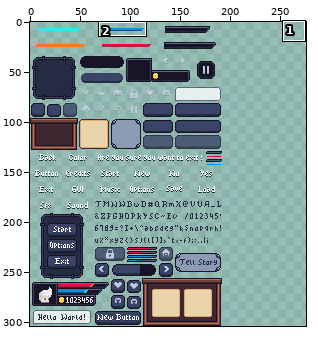
Two versions of one pixel-art file, assets/GUI.ase. Above, an overview of the earlier version with the close-up marked.
Close-up. As it was:
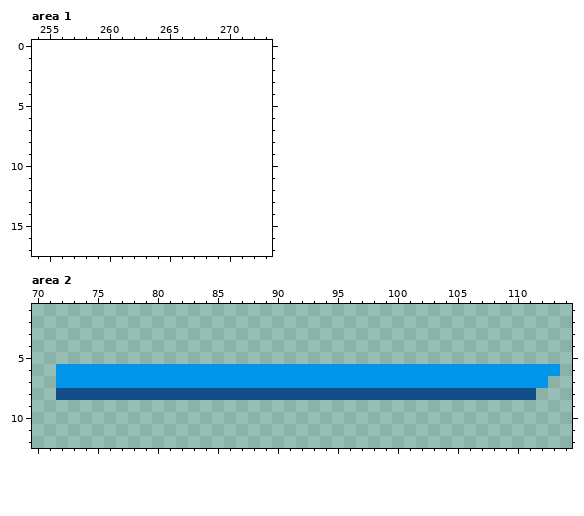
192x304 pixels, 1 frame. Shown: area 1: x 254..273, y 0..17; area 2: x 70..114, y 1..12. The old version is drawn lined up with the new one, on the new canvas. The wide view leaves out empty margins. The commit also changed other parts of the picture, which this record leaves out.
New version:
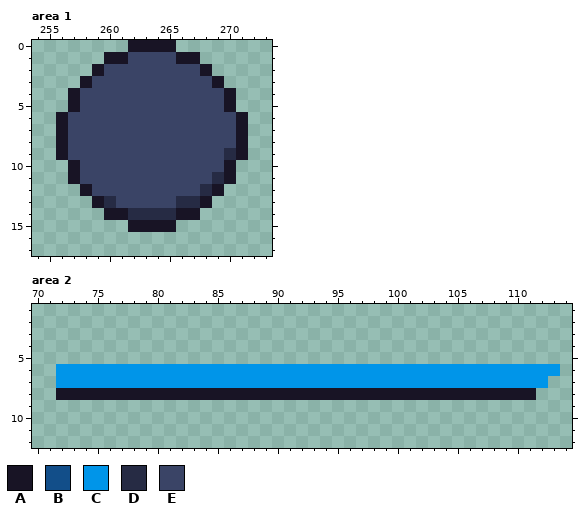
Palette (. is transparent): A #181425  B #124e89  C #0095e9  D #262b44  E #3a4466
The edit:
canvas 192x304 -> 401x304
--- area 1
@@ x 254..273 @@
- 0 ....................
- 1 ....................
- 2 ....................
- 3 ....................
- 4 ....................
- 5 ....................
- 6 ....................
- 7 ....................
- 8 ....................
- 9 ....................
-10 ....................
-11 ....................
-12 ....................
-13 ....................
-14 ....................
-15 ....................
+ 0 ........AAAA........
+ 1 ......AAEEEEAA......
+ 2 .....AEEEEEEEEA.....
+ 3 ....AEEEEEEEEEEA....
+ 4 ...AEEEEEEEEEEEEA...
+ 5 ...AEEEEEEEEEEEEA...
+ 6 ..AEEEEEEEEEEEEEEA..
+ 7 ..AEEEEEEEEEEEEEEA..
+ 8 ..AEEEEEEEEEEEEEEA..
+ 9 ..AEEEEEEEEEEEEEDA..
+10 ...AEEEEEEEEEEEEA...
+11 ...AEEEEEEEEEEEDA...
+12 ....AEEEEEEEEEDA....
+13 .....ADEEEEEDDA.....
+14 ......AADDDDAA......
+15 ........AAAA........
 16 ....................
--- area 2
@@ x 70..114 @@
  7 ..CCCCCCCCCCCCCCCCCCCCCCCCCCCCCCCCCCCCCCCCC..
- 8 ..BBBBBBBBBBBBBBBBBBBBBBBBBBBBBBBBBBBBBBBB...
+ 8 ..AAAAAAAAAAAAAAAAAAAAAAAAAAAAAAAAAAAAAAAA...
  9 .............................................
Pixel boxes of the changes (left, top, right, bottom) in both close-ups:
added: (56, 40, 248, 232)
changed: (56, 388, 536, 400)
